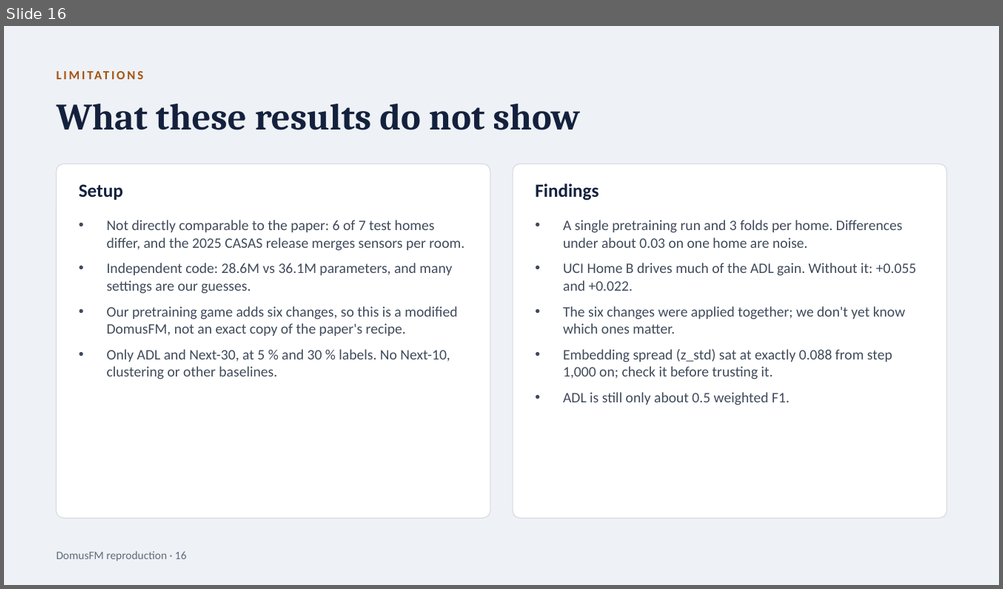
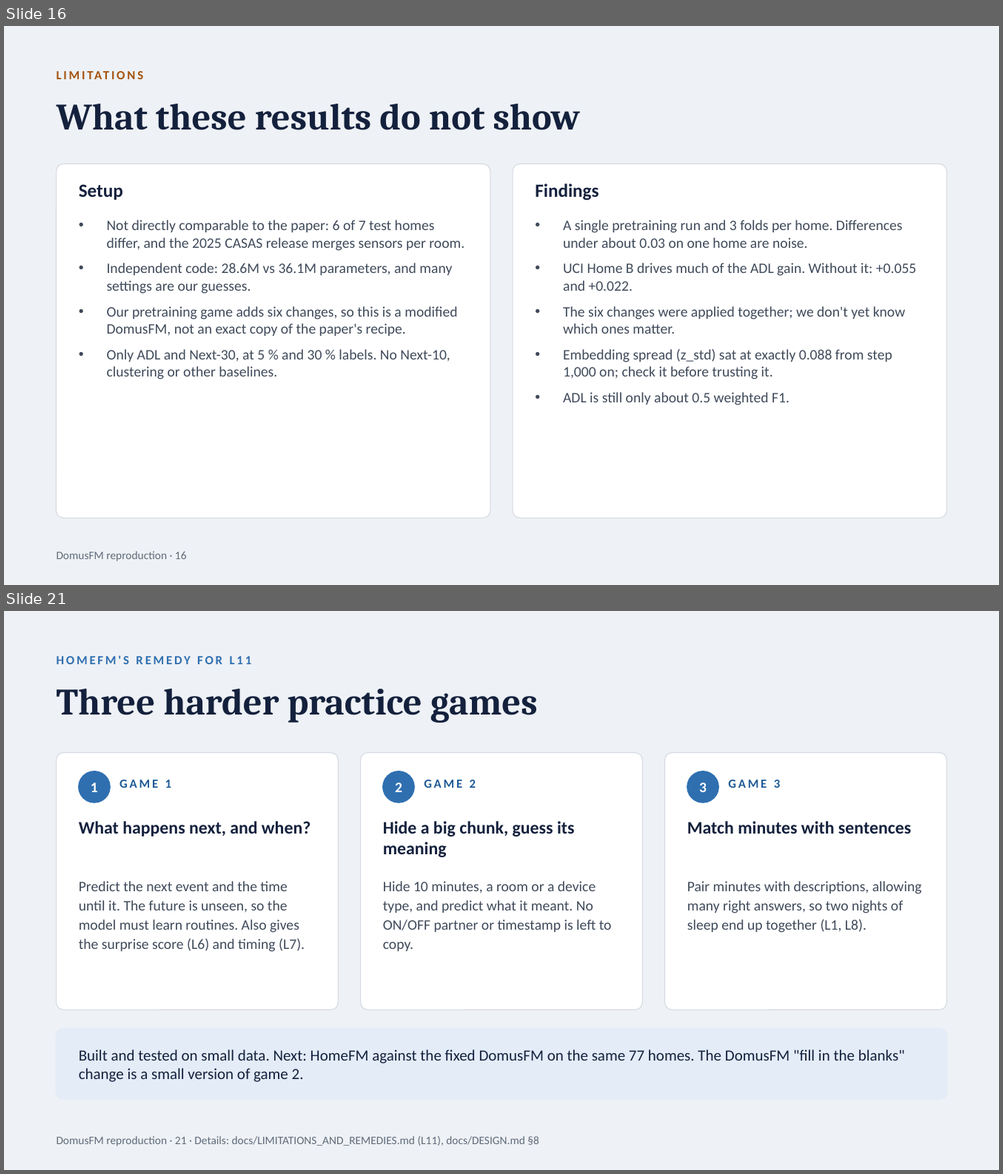
Before and after one commit to vishal6042/Foundation-Model, a slide deck: results/domusfm_corpus_fixed/slides/DomusFM_results.pptx. Shown one above the other, each under a label of ours: slide 16 before the commit, slides 16 and 21 after it; the slides between them are not shown. The pictures are 1003x589 and 1003x1174 pixels, drawn with LibreOffice and Linux fonts; fonts in the diff are those of the drawing. Boxes give left, top, right and bottom in pixels: in the first picture for what was removed or moved away, otherwise in the second. Text is boxed around its words. In the diff, an @@ line names an element or a change of style, - is before the commit and + after.

```diff
--- a/results/domusfm_corpus_fixed/slides/DomusFM_results.pptx
+++ b/results/domusfm_corpus_fixed/slides/DomusFM_results.pptx
@@ slide 21 added at (4, 611, 999, 1170), background #EEF1F5 @@
@@ text added at (57, 655, 252, 664), 12 pt, text #2F6FB0, bold @@
+HOMEFM'S REMEDY FOR L11
@@ text added at (57, 689, 538, 723), 36 pt, text #14213D, bold @@
+Three harder practice games
@@ rounded rectangle added at (57, 753, 338, 1010), fill #FFFFFF, outline #D5D9E0 0.75 pt @@
@@ rounded rectangle added at (361, 753, 643, 1010), fill #FFFFFF, outline #D5D9E0 0.75 pt @@
@@ rounded rectangle added at (665, 753, 947, 1010), fill #FFFFFF, outline #D5D9E0 0.75 pt @@
@@ ellipse added at (79, 772, 110, 803), fill #2F6FB0, outline #2F6FB0 1 pt @@
@@ text added at (91, 783, 98, 792), 14 pt, text #FFFFFF, bold @@
+1
@@ text added at (119, 780, 171, 788), 12 pt, text #1F5A96, bold @@
+GAME 1
@@ ellipse added at (383, 772, 415, 803), fill #2F6FB0, outline #2F6FB0 1 pt @@
@@ text added at (395, 783, 402, 792), 14 pt, text #FFFFFF, bold @@
+2
@@ text added at (424, 780, 475, 788), 12 pt, text #1F5A96, bold @@
+GAME 2
@@ ellipse added at (688, 772, 719, 803), fill #2F6FB0, outline #2F6FB0 1 pt @@
@@ text added at (699, 783, 706, 792), 14 pt, text #FFFFFF, bold @@
+3
@@ text added at (728, 780, 780, 788), 12 pt, text #1F5A96, bold @@
+GAME 3
@@ text added at (79, 821, 310, 837), 17 pt, text #14213D, bold @@
+What happens next, and when?
@@ text added at (383, 821, 575, 857), 17 pt, text #14213D, bold @@
+Hide a big chunk, guess its meaning
@@ text added at (687, 821, 910, 834), 17 pt, text #14213D, bold @@
+Match minutes with sentences
@@ text added at (79, 881, 304, 952), 14 pt, text #3F4A5A @@
+Predict the next event and the time until it. The future is unseen, so the model must learn routines. Also gives the surprise score (L6) and timing (L7).
@@ text added at (383, 881, 612, 951), 14 pt, text #3F4A5A @@
+Hide 10 minutes, a room or a device type, and predict what it meant. No ON/OFF partner or timestamp is left to copy.
@@ text added at (687, 881, 922, 933), 14 pt, text #3F4A5A @@
+Pair minutes with descriptions, allowing many right answers, so two nights of sleep end up together (L1, L8).
@@ rounded rectangle added at (57, 1029, 946, 1099), fill #E3ECF7, outline #E3ECF7 1 pt @@
@@ text added at (79, 1050, 905, 1082), 15 pt, text #14213D @@
+Built and tested on small data. Next: HomeFM against the fixed DomusFM on the same 77 homes. The DomusFM "fill in the blanks" change is a small version of game 2.
@@ text added at (57, 1136, 538, 1147), 11 pt, text #5F6B7A @@
+DomusFM reproduction · 21 · Details: docs/LIMITATIONS_AND_REMEDIES.md (L11), docs/DESIGN.md §8
```
Also in this commit, not shown: 3 slides changed, 4 other slides added, 11 other files.
